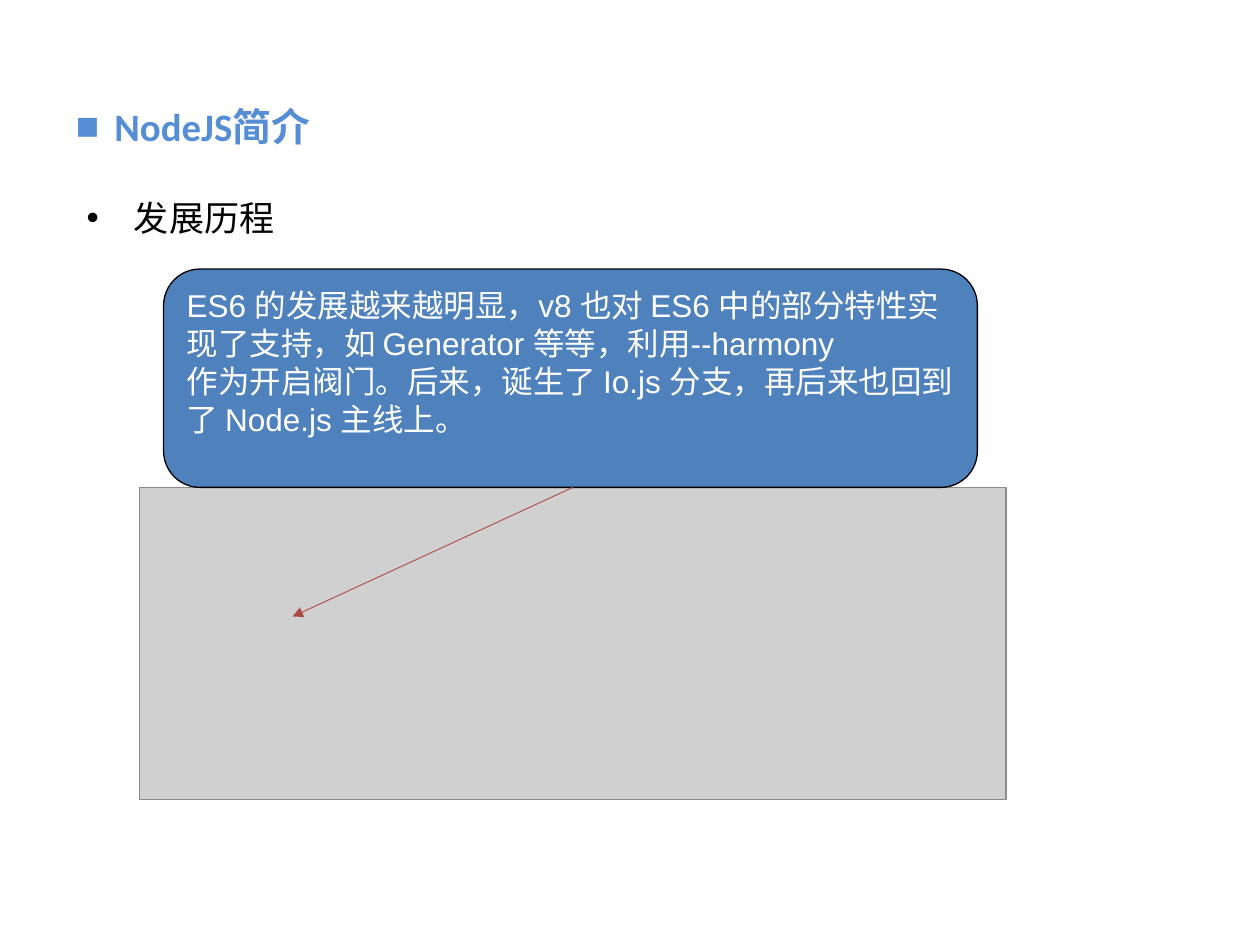
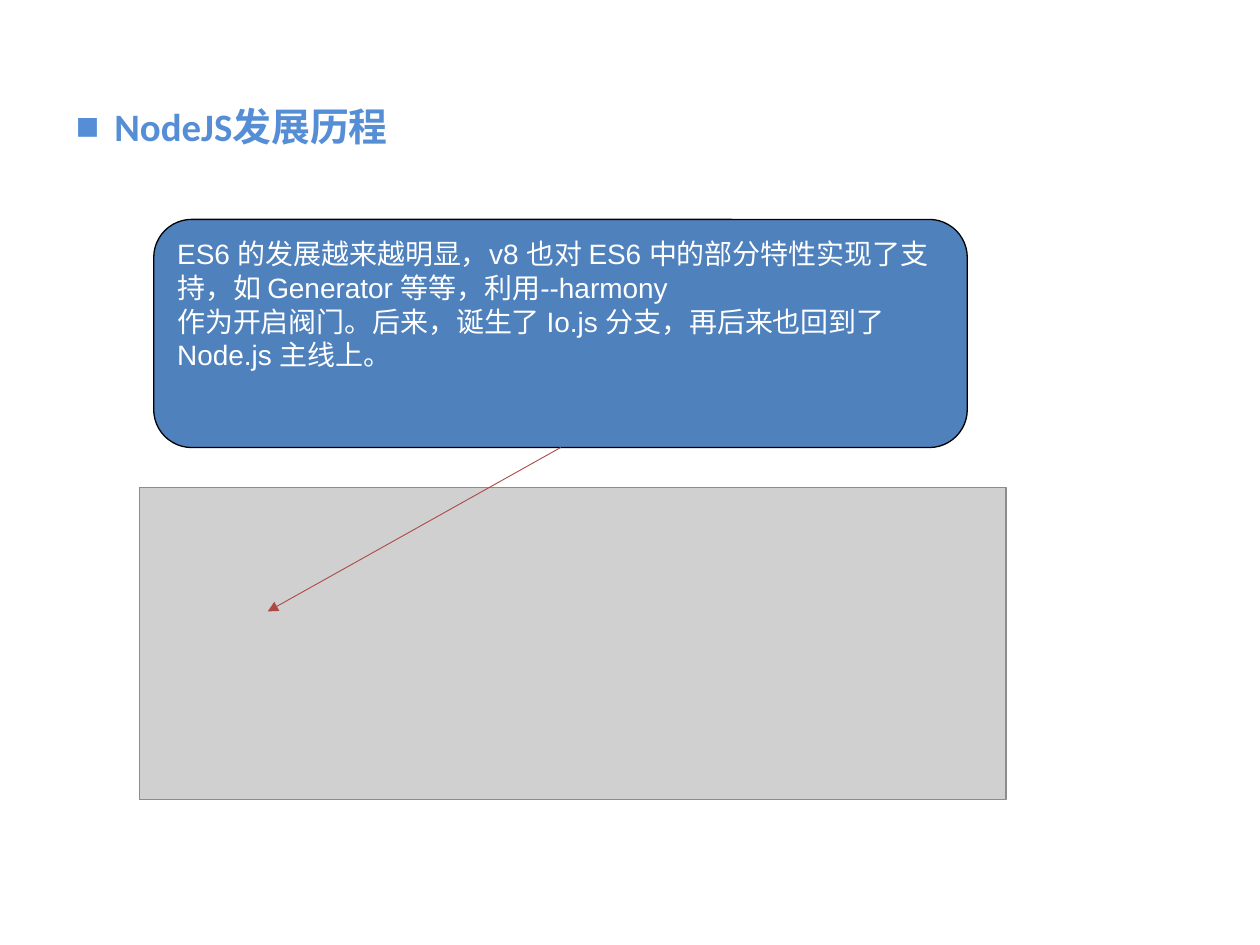
Before and after one commit to vaik/Documents, a slide deck: slide 9 of 我的分享/NodeJS基础概念理解.ppt. Drawn at 1260x945 pixels with LibreOffice and Linux fonts; fonts in the diff are those of the drawing; grey boxes stand for pictures; background and template pictures are left out. Boxes give left, top, right and bottom in pixels: in the first picture for what was removed or moved away, otherwise in the second. Text is boxed around its words. In the diff, an @@ line names an element or a change of style, - is before the commit and + after.

```diff
--- a/我的分享/NodeJS基础概念理解.ppt
+++ b/我的分享/NodeJS基础概念理解.ppt
@@ text at bbox=[114, 108, 387, 145]: text changed @@
-■ NodeJS简介
+■ NodeJS发展历程
@@ text removed at bbox=[134, 201, 274, 234] @@
-• 发展历程
@@ rounded rectangle "ES6 的发展越来越明显，v8 也对 ES6 中的部分特性实现了支持，如 ...": place and size @@
-rounded rectangle "ES6 的发展越来越明显，v8 也对 ES6 中的部分特性实现了支持，如 ..." at bbox=[164, 270, 978, 488]
+rounded rectangle "ES6 的发展越来越明显，v8 也对 ES6 中的部分特性实现了支持，如 ..." at bbox=[154, 219, 968, 447]
@@ rounded rectangle "ES6 的发展越来越明显，v8 也对 ES6 中的部分特性实现了支持，如 ..." at bbox=[154, 219, 968, 447]: size 18 to 16 pt @@
@@ arrow moved from (573, 488) - (292, 616) to (561, 447) - (267, 611) @@
```
Also in this commit, not shown: 9 other slides changed, 1 slide added, 1 slide removed.
